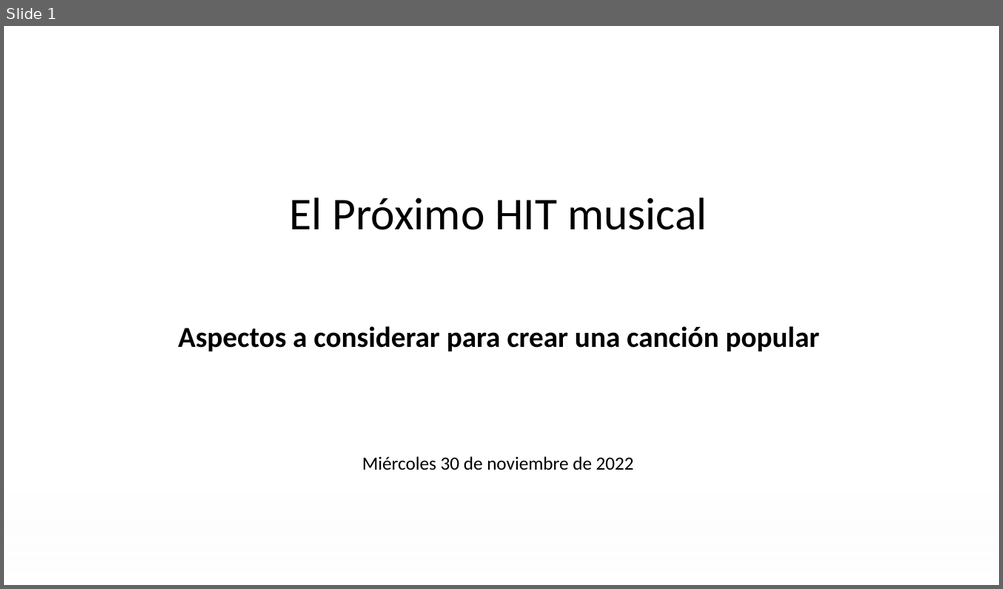
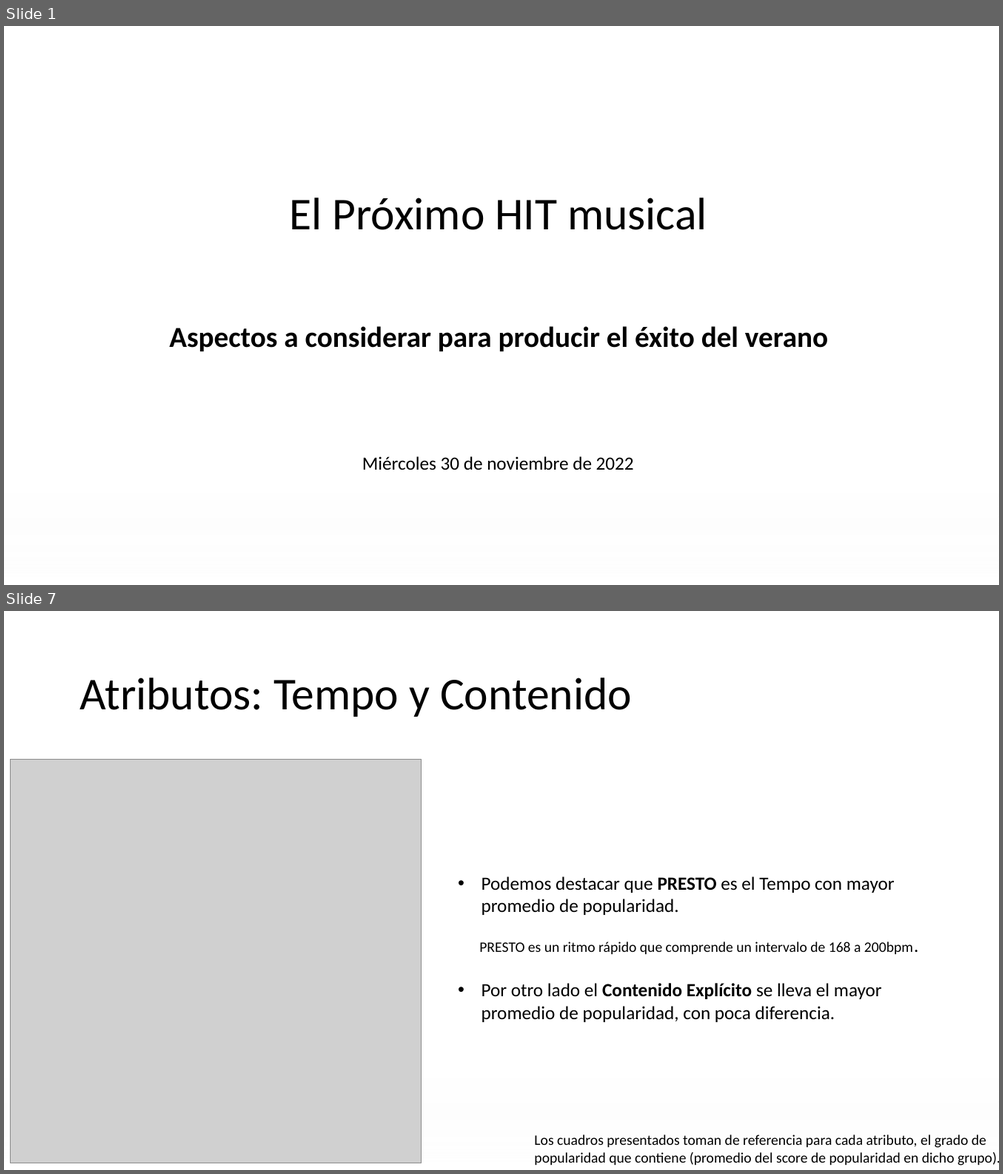
Before and after one commit to federicovalino/Summer_Song_BI, a slide deck: visualization/PresentaciónObligatorio.pptx. Shown one above the other, each under a label of ours: slide 1 before the commit, slides 1 and 7 after it; the slides between them are not shown. The pictures are 1003x589 and 1003x1174 pixels, drawn with LibreOffice and Linux fonts; fonts in the diff are those of the drawing; grey boxes stand for pictures; background and template pictures are left out. Boxes give left, top, right and bottom in pixels: in the first picture for what was removed or moved away, otherwise in the second. Text is boxed around its words. In the diff, an @@ line names an element or a change of style, - is before the commit and + after.

```diff
--- a/visualization/PresentaciónObligatorio.pptx
+++ b/visualization/PresentaciónObligatorio.pptx
@@ slide 7 added at <box>4,611,999,1170</box>, background picture (left out); not listed: 1 template element that a slide beside it also shows @@
@@ title added at <box>79,678,632,717</box>, 44 pt, text #000000 @@
+Atributos: Tempo y Contenido
@@ picture added at <box>11,760,422,1164</box> @@
@@ text added at <box>479,877,913,1022</box>, 18 pt, text #000000 @@
+• Podemos destacar que PRESTO es el Tempo con mayor promedio de popularidad.
+PRESTO es un ritmo rápido que comprende un intervalo de 168 a 200bpm.
+• Por otro lado el Contenido Explícito se lleva el mayor promedio de popularidad, con poca diferencia.
@@ text added at <box>534,1135,999,1166</box>, 14 pt, text #000000 @@
+Los cuadros presentados toman de referencia para cada atributo, el grado de popularidad que contiene (promedio del score de popularidad en dicho grupo).
@@ slide 1 changed as well @@
@@ text at <box>169,326,828,352</box>: text changed @@
-Aspectos a considerar para crear una canción popular
+Aspectos a considerar para producir el éxito del verano
```
Also in this commit, not shown: 8 other slides added, 17 slides removed.
